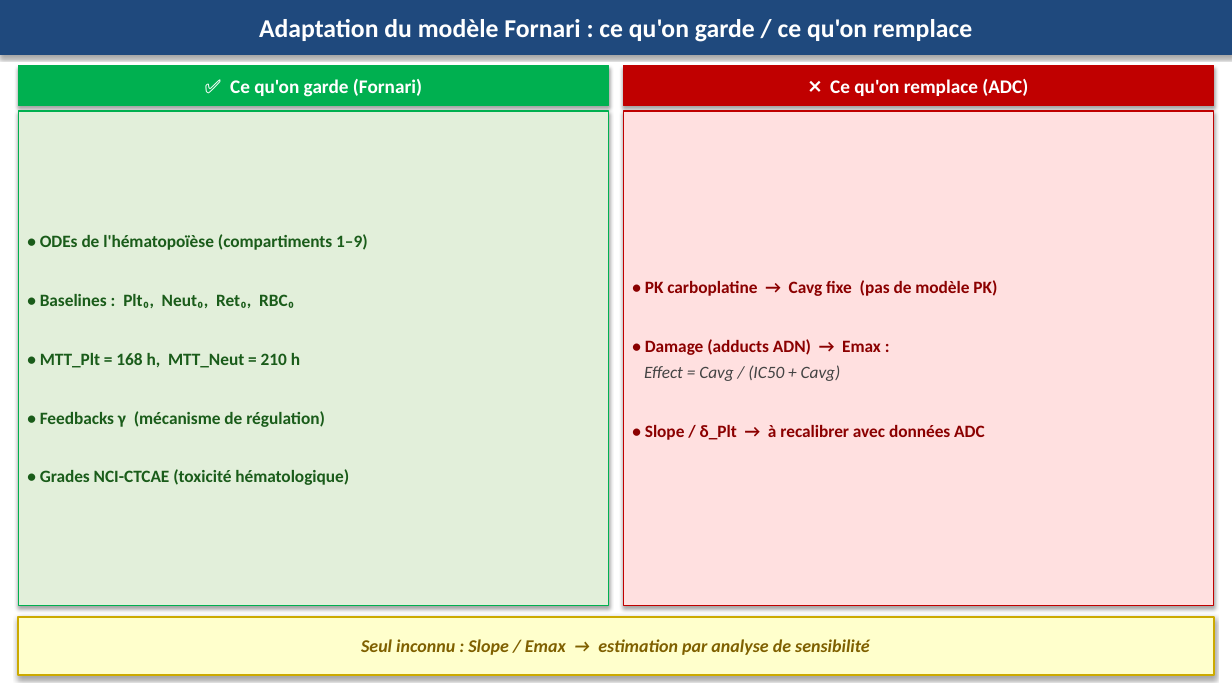
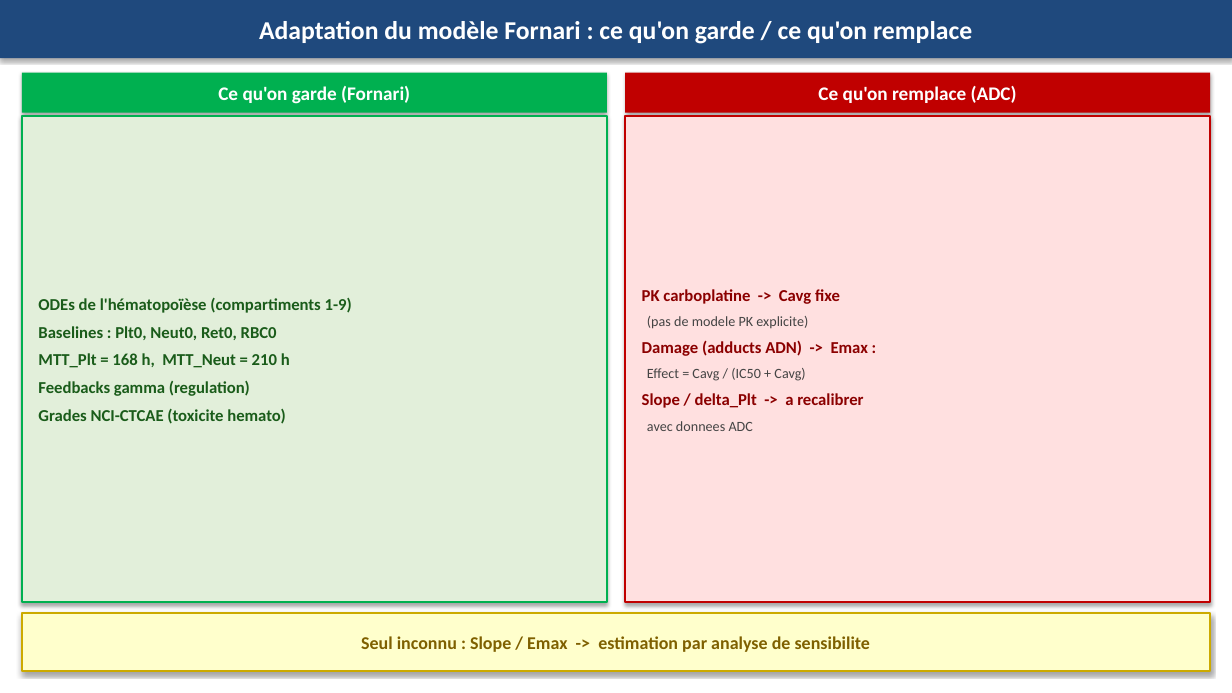
Before and after one commit to omarhss4k/Hema, a slide deck: slide 8 of reunion_point/reunion_prochaine.pptx. Drawn at 1232x693 pixels with LibreOffice and Linux fonts; fonts in the diff are those of the drawing. Boxes give left, top, right and bottom in pixels: in the first picture for what was removed or moved away, otherwise in the second. Text is boxed around its words. In the diff, an @@ line names an element or a change of style, - is before the commit and + after.

```diff
--- a/reunion_point/reunion_prochaine.pptx
+++ b/reunion_point/reunion_prochaine.pptx
@@ rectangle "Adaptation du modèle Fornari : ..." at (0,0,1232,58): more space between paragraphs; outline #1F497D 0.75 pt to none @@
@@ rectangle "Ce qu'on garde (Fornari)": place and size @@
-rectangle "Ce qu'on garde (Fornari)" at (18,66,609,105)
+rectangle "Ce qu'on garde (Fornari)" at (22,73,607,113)
@@ rectangle "Ce qu'on garde (Fornari)" at (22,73,607,113): outline #00B050 0.75 pt to none @@
@@ text in rectangle at (218,86,410,104): text changed @@
-✅ Ce qu'on garde (Fornari)
+Ce qu'on garde (Fornari)
@@ rectangle "Ce qu'on remplace (ADC)": place and size @@
-rectangle "Ce qu'on remplace (ADC)" at (623,66,1214,105)
+rectangle "Ce qu'on remplace (ADC)" at (625,73,1210,113)
@@ rectangle "Ce qu'on remplace (ADC)" at (625,73,1210,113): outline #C00000 0.75 pt to none @@
@@ text in rectangle at (818,86,1017,103): text changed @@
-❌ Ce qu'on remplace (ADC)
+Ce qu'on remplace (ADC)
@@ rectangle "ODEs de l'hématopoïèse (compartiments 1-9)": place and size @@
-rectangle "ODEs de l'hématopoïèse (compartiments 1-9)" at (18,111,609,605)
+rectangle "ODEs de l'hématopoïèse (compartiments 1-9)" at (22,116,607,603)
@@ rectangle "ODEs de l'hématopoïèse (compartiments 1-9)" at (22,116,607,603): outline #00B050 1 pt to #00B050 1.5 pt @@
@@ rectangle "PK carboplatine -> Cavg fixe": place and size @@
-rectangle "PK carboplatine -> Cavg fixe" at (623,111,1214,605)
+rectangle "PK carboplatine -> Cavg fixe" at (625,116,1210,603)
@@ rectangle "PK carboplatine -> Cavg fixe" at (625,116,1210,603): outline #C00000 1 pt to #C00000 1.5 pt @@
@@ text in rectangle at (38,298,352,424): text changed; size 13.5 to 13 pt @@
-• ODEs de l'hématopoïèse (compartiments 1–9)
-• Baselines : Plt₀, Neut₀, Ret₀, RBC₀
-• MTT_Plt = 168 h, MTT_Neut = 210 h
-• Feedbacks γ (mécanisme de régulation)
-• Grades NCI-CTCAE (toxicité hématologique)
+ODEs de l'hématopoïèse (compartiments 1-9)
+Baselines : Plt0, Neut0, Ret0, RBC0
+MTT_Plt = 168 h, MTT_Neut = 210 h
+Feedbacks gamma (regulation)
+Grades NCI-CTCAE (toxicite hemato)
@@ text in rectangle at (642,289,868,356): text changed; size 13.5 to 13 pt @@
-• PK carboplatine → Cavg fixe (pas de modèle PK)
-• Damage (adducts ADN) → Emax :
+PK carboplatine -> Cavg fixe
+(pas de modele PK explicite)
+Damage (adducts ADN) -> Emax :
@@ text in rectangle at (647,368,805,381): size 13.5 to 11 pt, italic off in "Effect = Cavg / (IC50 + Cavg)"; more space between paragraphs @@
@@ text in rectangle at (642,393,863,431): text changed; size 13.5 to 13 pt @@
-• Slope / δ_Plt → à recalibrer avec données ADC
+Slope / delta_Plt -> a recalibrer
+avec donnees ADC
@@ rectangle "Seul inconnu : Slope / ...": place and size @@
-rectangle "Seul inconnu : Slope / ..." at (18,616,1214,675)
+rectangle "Seul inconnu : Slope / ..." at (22,613,1211,671)
@@ text in rectangle at (361,636,870,652): text changed; italic off @@
-Seul inconnu : Slope / Emax → estimation par analyse de sensibilité
+Seul inconnu : Slope / Emax -> estimation par analyse de sensibilite
```
